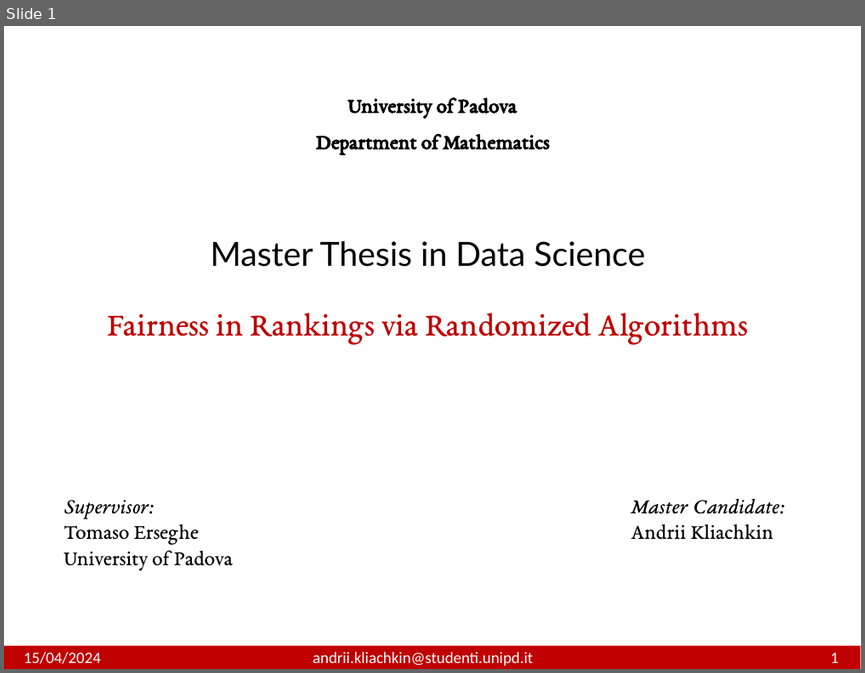
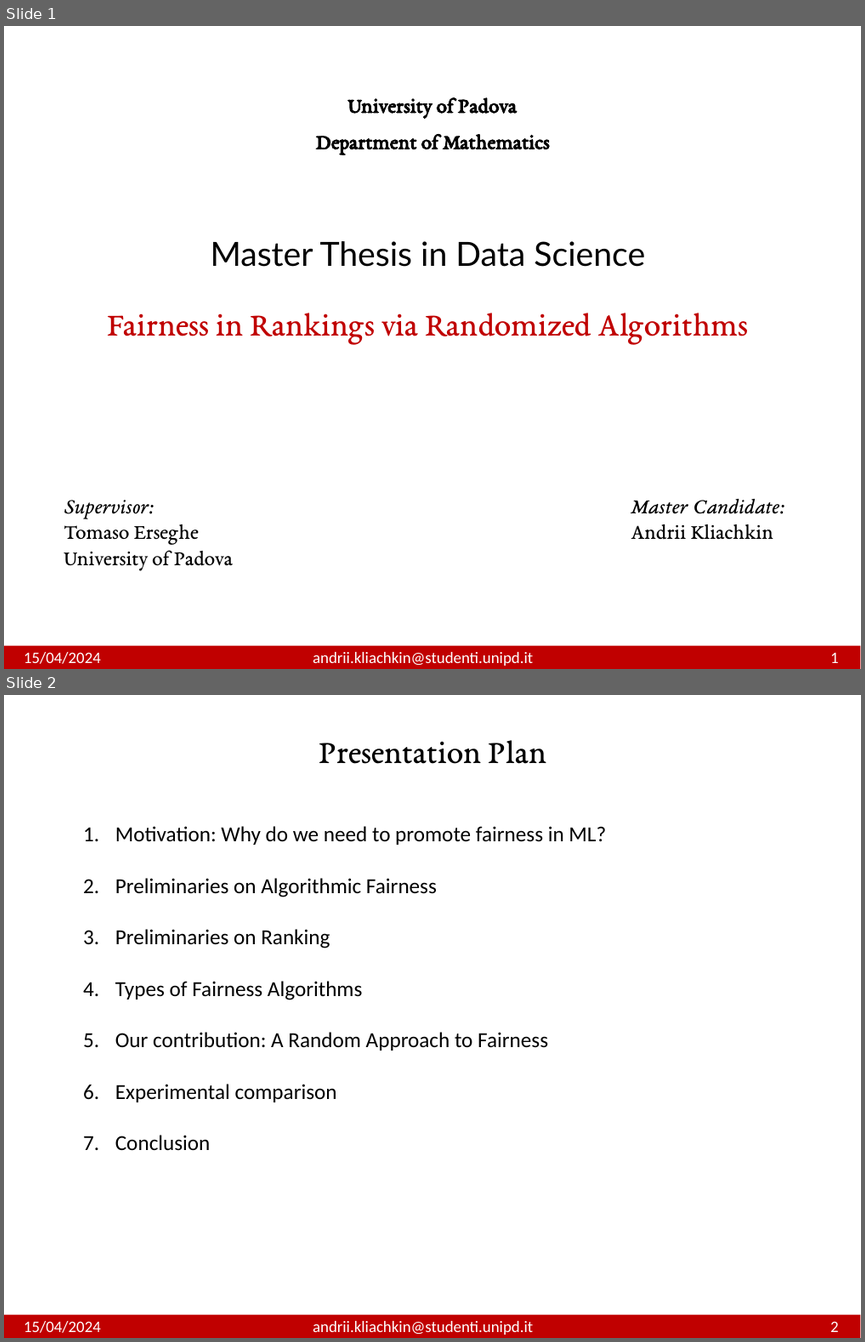
Before and after one commit to andrewklayk/unipd_thesis, a slide deck: AndriiKliachkin.pptx. Shown one above the other, each under a label of ours: slide 1 before the commit, slides 1 and 2 after it. The pictures are 865x673 and 865x1342 pixels, drawn with LibreOffice and Linux fonts; fonts in the diff are those of the drawing. Boxes give left, top, right and bottom in pixels: in the first picture for what was removed or moved away, otherwise in the second. Text is boxed around its words. In the diff, an @@ line names an element or a change of style, - is before the commit and + after.

```diff
--- a/AndriiKliachkin.pptx
+++ b/AndriiKliachkin.pptx
@@ slide 2 added at box(4, 695, 861, 1338), background #FFFFFF @@
@@ text added at box(318, 740, 547, 764), 28 pt, text #000000 @@
+Presentation Plan
@@ text added at box(115, 826, 606, 1151), 18 pt, text #000000 @@
+1. Motivation: Why do we need to promote fairness in ML?
+2. Preliminaries on Algorithmic Fairness
+3. Preliminaries on Ranking
+4. Types of Fairness Algorithms
+5. Our contribution: A Random Approach to Fairness
+6. Experimental comparison
+7. Conclusion
@@ rectangle added at box(4, 1315, 861, 1338), fill #C00000 @@
@@ text added at box(24, 1321, 839, 1334), 13.5 pt, text #FFFFFF @@
+15/04/2024 andrii.kliachkin@studenti.unipd.it 2
```
Also in this commit, not shown: 2 slides changed, 28 other slides added, 24 other files.
